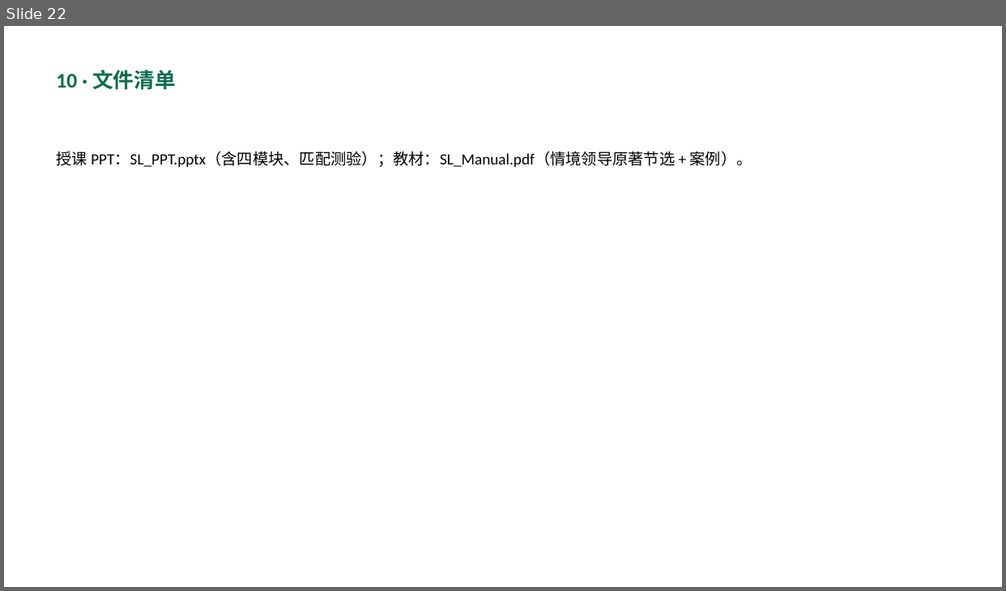
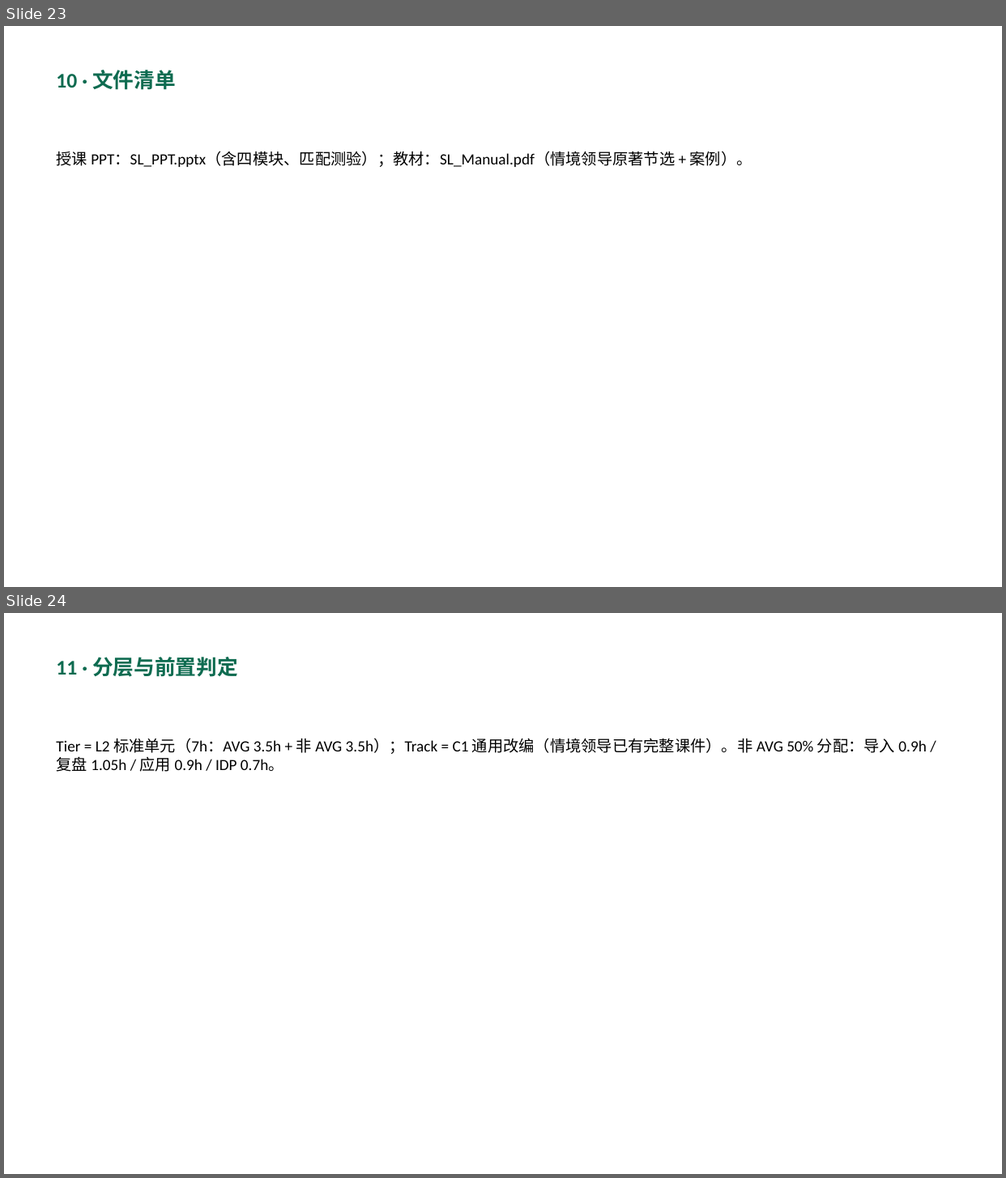
Before and after one commit to davidma1973simu/avg-course-builder, a slide deck: docs/Sample_Input_Checklist.pptx. Shown one above the other, each under a label of ours: slide 22 before the commit, slides 23 and 24 after it. The pictures are 1006x591 and 1006x1178 pixels, drawn with LibreOffice and Linux fonts; fonts in the diff are those of the drawing. Boxes give left, top, right and bottom in pixels: in the first picture for what was removed or moved away, otherwise in the second. Text is boxed around its words. In the diff, an @@ line names an element or a change of style, - is before the commit and + after.

Commit message:
Embed tiering as design requirement + intake gate in main pipeline
- PRD(html/docx) 注入「课程分层 3×2 矩阵（设计要求·前置判定）」章节：Pipeline 新增第0阶段 Course Intake & Tiering
- Sample_Input_Checklist(docx/pptx) 新增第11项「分层与前置判定」自评 + Pipeline 前置示意
- validation_rules.json 增 VR-INTAKE01(BLOCKER, 无分层判定不得进 Pipeline) -> 44条(24B/17W/3I)
- Capability_Assets 重渲染（含 VR-INTAKE01）；Skill 同步已安装副本
- README 更新（前置判定说明 + 44 条）

```diff
--- a/docs/Sample_Input_Checklist.pptx
+++ b/docs/Sample_Input_Checklist.pptx
@@ slide 24 added at box(4, 613, 1002, 1174), background #FFFFFF @@
@@ text added at box(56, 657, 238, 677), 20 pt, text #0E6B50, bold @@
+11 · 分层与前置判定
@@ text added at box(56, 738, 926, 772), 15 pt, text #000000 @@
+Tier = L2 标准单元（7h：AVG 3.5h + 非 AVG 3.5h）；Track = C1 通用改编（情境领导已有完整课件）。非 AVG 50% 分配：导入 0.9h / 复盘 1.05h / 应用 0.9h / IDP 0.7h。
@@ what was slide 22 is now slide 23 @@
```
Also in this commit, not shown: 1 slide changed, 1 other slide added, 10 other files.
